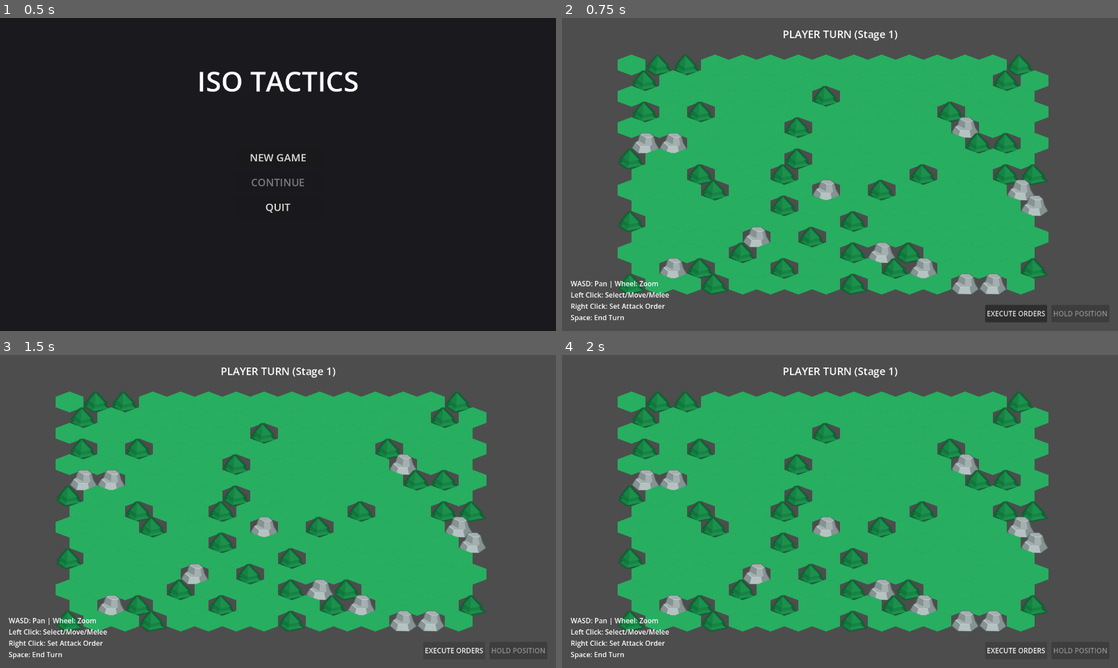
Above: before the commit, frames 1-4 (two rows, left to right).
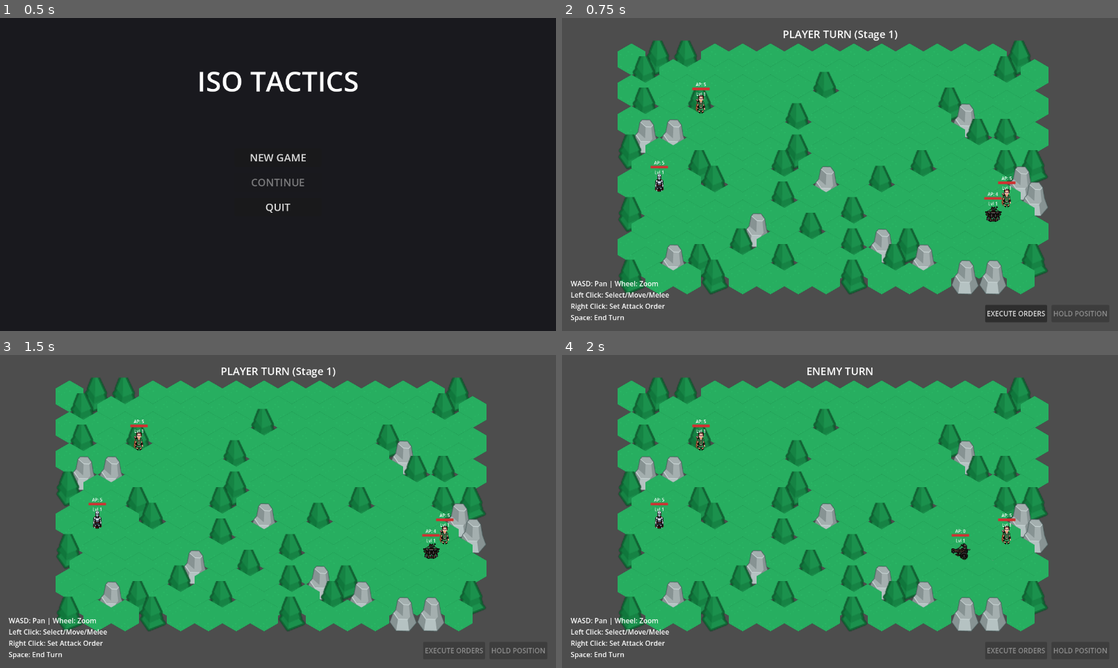
Above: after the commit, the same moments.

Repository: najoory/iso-tactics
Game: Godot game, scene res://scenes/main_menu.tscn
Same seed, same stepped clock (60 frames per second), same inputs: the game is played once before the commit and once after it.
Inputs:
- Up to frame 1 (0.5 s): no input
- Up to frame 2 (0.75 s): click "NEW GAME" at 0.5 s
- Up to frame 3 (1.5 s): click "EXECUTE ORDERS" at 1.25 s
- Up to frame 4 (2 s): no input

Frame 1 is identical in both runs. In frame 2, 17% of the frame differs, in the area x 10-88%, y 7-89%; in frame 3, 18%; in frame 4, 18%, in the area x 10-88%, y 4-96%.
Error before the commit: Parse Error: Preload file "res://assets/unit_knight.png" does not exist. (res://scripts/unit.gd:60)

Commit message:
Visual Overhaul: Integrated Kenney 64x80 Hex Pack with correct offsets and replaced Ballista with high-quality Pro mechanism

Diff:
--- a/assets/units/ballista/metadata.json
+++ b/assets/units/ballista/metadata.json
@@ -1,16 +1,16 @@
 {
   "character": {
-    "id": "dbdafa00-6bd7-41ab-ba94-20c789abafa4",
-    "name": "Ballista",
-    "prompt": "heavy siege ballista on wheels made of dark wood and iron, fantasy style, high quality pixel art, 64px",
+    "id": "55d8c13a-e59d-46b0-9bbe-7e2237fdb5e1",
+    "name": "Ballista-Mech-V2",
+    "prompt": "heavy wooden siege ballista mechanism on massive wheels with iron-tipped bolt, medieval engineering, high quality pixel art, 64px, mechanical device, no humans",
     "size": {
-      "width": 68,
-      "height": 68
+      "width": 92,
+      "height": 92
     },
     "template_id": "mannequin",
     "directions": 8,
     "view": "low top-down",
-    "created_at": "2026-05-10T10:43:59.531536+00:00"
+    "created_at": "2026-05-10T14:01:24.281387+00:00"
   },
   "frames": {
     "rotations": {
@@ -26,5 +26,5 @@
     "animations": {}
   },
   "export_version": "2.0",
-  "export_date": "2026-05-10T10:59:02.813177"
+  "export_date": "2026-05-10T14:04:44.488709"
 }
--- a/resources/tileset.tres
+++ b/resources/tileset.tres
@@ -14,58 +14,69 @@
 
 [sub_resource type="TileSetAtlasSource" id="0"]
 texture = ExtResource("1_grass")
-texture_region_size = Vector2i(64, 48)
+texture_region_size = Vector2i(64, 80)
 0:0/0 = 0
+0:0/0/texture_origin = Vector2i(0, 16)
 
 [sub_resource type="TileSetAtlasSource" id="1"]
 texture = ExtResource("2_highlight")
-texture_region_size = Vector2i(64, 48)
+texture_region_size = Vector2i(64, 80)
 0:0/0 = 0
+0:0/0/texture_origin = Vector2i(0, 16)
 
 [sub_resource type="TileSetAtlasSource" id="2"]
 texture = ExtResource("3_forest")
-texture_region_size = Vector2i(64, 48)
+texture_region_size = Vector2i(64, 80)
 0:0/0 = 0
+0:0/0/texture_origin = Vector2i(0, 16)
 
 [sub_resource type="TileSetAtlasSource" id="3"]
 texture = ExtResource("4_water")
-texture_region_size = Vector2i(64, 48)
+texture_region_size = Vector2i(64, 80)
 0:0/0 = 0
+0:0/0/texture_origin = Vector2i(0, 16)
 
 [sub_resource type="TileSetAtlasSource" id="4"]
 texture = ExtResource("5_mountain")
-texture_region_size = Vector2i(64, 48)
+texture_region_size = Vector2i(64, 80)
 0:0/0 = 0
+0:0/0/texture_origin = Vector2i(0, 16)
 
 [sub_resource type="TileSetAtlasSource" id="5"]
 texture = ExtResource("6_attack_highlight")
-texture_region_size = Vector2i(64, 48)
+texture_region_size = Vector2i(64, 80)
 0:0/0 = 0
+0:0/0/texture_origin = Vector2i(0, 16)
 
 [sub_resource type="TileSetAtlasSource" id="6"]
 texture = ExtResource("7_house")
-texture_region_size = Vector2i(64, 48)
+texture_region_size = Vector2i(64, 80)
 0:0/0 = 0
+0:0/0/texture_origin = Vector2i(0, 16)
 
 [sub_resource type="TileSetAtlasSource" id="7"]
 texture = ExtResource("8_wall")
-texture_region_size = Vector2i(64, 48)
+texture_region_size = Vector2i(64, 80)
 0:0/0 = 0
+0:0/0/texture_origin = Vector2i(0, 16)
 
 [sub_resource type="TileSetAtlasSource" id="8"]
 texture = ExtResource("9_ruins")
-texture_region_size = Vector2i(64, 48)
+texture_region_size = Vector2i(64, 80)
 0:0/0 = 0
+0:0/0/texture_origin = Vector2i(0, 16)
 
 [sub_resource type="TileSetAtlasSource" id="9"]
 texture = ExtResource("10_corpse")
-texture_region_size = Vector2i(64, 48)
+texture_region_size = Vector2i(64, 80)
 0:0/0 = 0
+0:0/0/texture_origin = Vector2i(0, 16)
 
 [sub_resource type="TileSetAtlasSource" id="10"]
 texture = ExtResource("11_castle")
-texture_region_size = Vector2i(64, 48)
+texture_region_size = Vector2i(64, 80)
 0:0/0 = 0
+0:0/0/texture_origin = Vector2i(0, 16)
 
 [resource]
 tile_shape = 3
--- a/scenes/projectile.tscn
+++ b/scenes/projectile.tscn
@@ -1,10 +1,10 @@
 [gd_scene load_steps=3 format=3]
 
 [ext_resource type="Script" path="res://scripts/projectile.gd" id="1_script"]
-[ext_resource type="Texture2D" path="res://assets/arrow.png" id="2_texture"]
+[ext_resource type="Texture2D" path="res://assets/kenney/projectile.png" id="2_tex"]
 
 [node name="Projectile" type="Node2D"]
 script = ExtResource("1_script")
 
 [node name="Sprite2D" type="Sprite2D" parent="."]
-texture = ExtResource("2_texture")
+texture = ExtResource("2_tex")
--- a/scenes/slash_effect.tscn
+++ b/scenes/slash_effect.tscn
@@ -1,10 +1,10 @@
 [gd_scene load_steps=3 format=3]
 
 [ext_resource type="Script" path="res://scripts/slash_effect.gd" id="1_script"]
-[ext_resource type="Texture2D" path="res://assets/slash.png" id="2_texture"]
+[ext_resource type="Texture2D" path="res://assets/kenney/slash.png" id="2_tex"]
 
 [node name="SlashEffect" type="Node2D"]
 script = ExtResource("1_script")
 
 [node name="Sprite2D" type="Sprite2D" parent="."]
-texture = ExtResource("2_texture")
+texture = ExtResource("2_tex")
--- a/scenes/unit.tscn
+++ b/scenes/unit.tscn
@@ -1,10 +1,9 @@
 [gd_scene load_steps=8 format=3]
 
 [ext_resource type="Script" path="res://scripts/unit.gd" id="1_unit"]
-[ext_resource type="Texture2D" path="res://assets/unit_placeholder.png" id="2_sprite"]
-[ext_resource type="Texture2D" path="res://assets/selection_circle.png" id="3_highlight"]
-[ext_resource type="Texture2D" path="res://assets/target_arrow.png" id="4_target_arrow"]
-[ext_resource type="Texture2D" path="res://assets/hold_icon.png" id="5_hold"]
+[ext_resource type="Texture2D" path="res://assets/kenney/selection_circle.png" id="2_highlight"]
+[ext_resource type="Texture2D" path="res://assets/kenney/target_arrow.png" id="3_target_arrow"]
+[ext_resource type="Texture2D" path="res://assets/kenney/hold_icon.png" id="4_hold"]
 
 [sub_resource type="StyleBoxFlat" id="StyleBoxFlat_hp_bg"]
 bg_color = Color(0.2, 0.2, 0.2, 1)
@@ -20,18 +19,18 @@
 
 [node name="SelectionHighlight" type="Sprite2D" parent="."]
 visible = false
-texture = ExtResource("3_highlight")
+texture = ExtResource("2_highlight")
 
 [node name="TargetIndicator" type="Sprite2D" parent="."]
 visible = false
 position = Vector2(0, -70)
-texture = ExtResource("4_target_arrow")
+texture = ExtResource("3_target_arrow")
 
 [node name="HoldIndicator" type="Sprite2D" parent="."]
 visible = false
 position = Vector2(20, -16)
 scale = Vector2(0.5, 0.5)
-texture = ExtResource("5_hold")
+texture = ExtResource("4_hold")
 
 [node name="AnimatedSprite2D" type="AnimatedSprite2D" parent="."]
 position = Vector2(0, -16)
@@ -39,7 +38,6 @@
 [node name="Sprite2D" type="Sprite2D" parent="."]
 visible = false
 position = Vector2(0, -16)
-texture = ExtResource("2_sprite")
 
 [node name="BloodParticles" type="CPUParticles2D" parent="."]
 position = Vector2(0, -16)
--- a/scripts/main.gd
+++ b/scripts/main.gd
@@ -36,6 +36,10 @@
 	_setup_astar()
 	_draw_procedural_map()
 	_spawn_units()
+
+	# Enable Y-sorting for tall Kenney assets
+	tile_map.y_sort_enabled = true
+	units_container.y_sort_enabled = true
 
 	execute_orders_button.pressed.connect(_execute_player_orders)
 	hold_position_button.toggled.connect(_on_hold_position_toggled)
--- a/scripts/unit.gd
+++ b/scripts/unit.gd
@@ -57,10 +57,6 @@
 var slash_scene = preload("res://scenes/slash_effect.tscn")
 var floating_label_scene = preload("res://scenes/floating_label.tscn")
 
-var sprite_knight = preload("res://assets/unit_knight.png")
-var sprite_archer = preload("res://assets/unit_archer.png")
-var sprite_ballista = preload("res://assets/unit_ballista.png")
-
 var is_moving: bool = false
 var current_direction: String = "south"
 var current_animation: String = "idle"
@@ -87,16 +83,6 @@
 	attack_damage = data.attack_damage
 	attack_cost = data.attack_cost
 	attack_range = data.attack_range
-
-	if sprite:
-		match unit_class:
-			"Knight": sprite.texture = sprite_knight
-			"Archer": sprite.texture = sprite_archer
-			"Ballista": sprite.texture = sprite_ballista
-			"Insurgent": sprite.texture = sprite_ballista # Recycled old peasant sprite
-			"Shadow Assassin":
-				sprite.texture = sprite_knight
-				sprite.modulate = Color(0.1, 0.1, 0.1, 0.7) # Shadowy look
 
 	if animated_sprite:
 		var frames = SpriteFrames.new()
Not shown, changed: assets/backup_v7/arrow.png.import
Not shown, changed: assets/backup_v7/hex_attack_highlight.png.import
Not shown, changed: assets/backup_v7/hex_forest.png.import
Not shown, changed: assets/backup_v7/hex_highlight.png.import
Not shown, changed: assets/backup_v7/hex_house.png.import
Not shown, changed: assets/backup_v7/hex_mountain.png.import
Not shown, changed: assets/backup_v7/hex_tile.png.import
Not shown, changed: assets/backup_v7/hex_wall.png.import
Not shown, changed: assets/backup_v7/hex_water.png.import
Not shown, changed: assets/backup_v7/highlight_tile.png.import
Not shown, changed: assets/backup_v7/hold_icon.png.import
Not shown, changed: assets/backup_v7/iso_tile.png.import
(and 80 more such lines)
